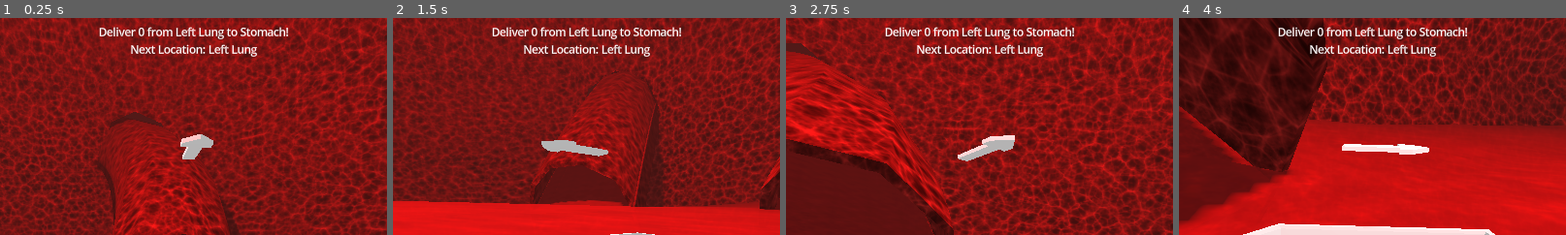
Above: before the commit, frames 1-4 (left to right).
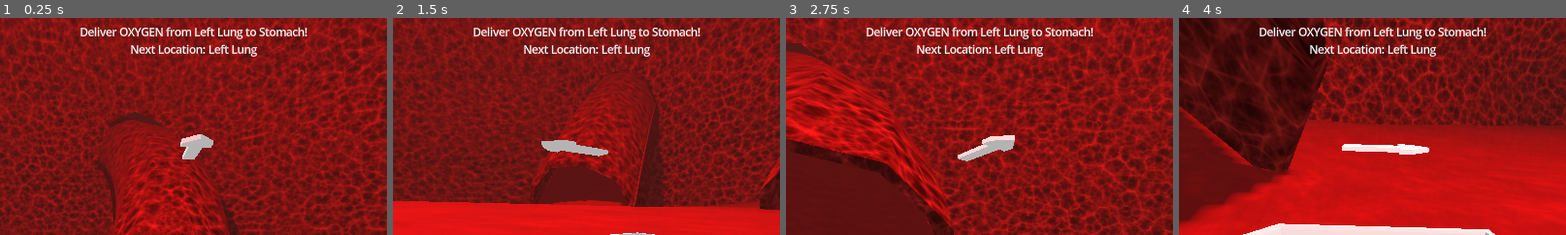
Above: after the commit, the same moments.

Repository: petegilb/bloodstream
Game: Godot game, scene res://levels/mainlevel.tscn
The game is run twice, just before and just after one commit, with the same random seed, the same clock (stepped at 60 frames per second) and the same inputs.
Inputs (mouse positions are % of the whole screen's width and height, from its top left):
- Up to frame 1 (0.25 s): no input
- Up to frame 2 (1.5 s): move the mouse to (55, 50) at 0.52 s; hold W (move_forward) from 0.53 s (still down); move the mouse to (45, 50) at 1.27 s
- Up to frame 3 (2.75 s): keep holding W (move_forward); move the mouse to (52, 48) at 2.02 s
- Up to frame 4 (4 s): keep holding W (move_forward); move the mouse to (49, 52) at 2.77 s; move the mouse to (57, 51) at 3.52 s
The pictures show only the part of the screen within x 25-75%, y 0-50%; the shares and areas given below are measured in that part.

The runs differ from the first frame. In frame 1, 1.7% of the frame differs, in the area x 20-80%, y 4-10%; in frame 2, 1.7%; in frame 3, 1.7%; in frame 4, 1.7%.

Commit message:
try exporting to itch for the first time + fix html issue

Diff:
--- a/core/delivery/delivery.gd
+++ b/core/delivery/delivery.gd
@@ -9,4 +9,4 @@
 var delivery_status = GameManager.DELIVERY_STATUS.STARTED
 
 func _to_string() -> String:
-    return "Deliver %s from %s to %s!" % [str(delivery_type), str(source), str(destination)]
+    return "Deliver %s from %s to %s!" % [str(GameManager.DELIVERY_TYPE.keys()[delivery_type]), str(source), str(destination)]
--- a/material/arrow.tres
+++ b/material/arrow.tres
@@ -2,4 +2,4 @@
 
 [resource]
 transparency = 1
-albedo_color = Color(0, 0.259, 0.42, 0.603922)
+albedo_color = Color(0.115332, 0.547803, 1, 0.835294)
--- a/scripts/boat.gd
+++ b/scripts/boat.gd
@@ -28,6 +28,14 @@
 	pass
 
 func _input(event: InputEvent) -> void:
+	if event is InputEventMouseButton:
+		if Input.mouse_mode != Input.MOUSE_MODE_CAPTURED:
+			Input.mouse_mode = Input.MOUSE_MODE_CAPTURED
+
+	if event.is_action_pressed("ui_cancel"):
+		if Input.mouse_mode == Input.MOUSE_MODE_CAPTURED:
+			Input.mouse_mode = Input.MOUSE_MODE_VISIBLE
+
 	if event is InputEventMouseMotion:
 		mouse_movement = event.relative
 
Not shown, added: export_presets.cfg
Not shown, changed: .gitignore
Not shown, changed: references.pur
